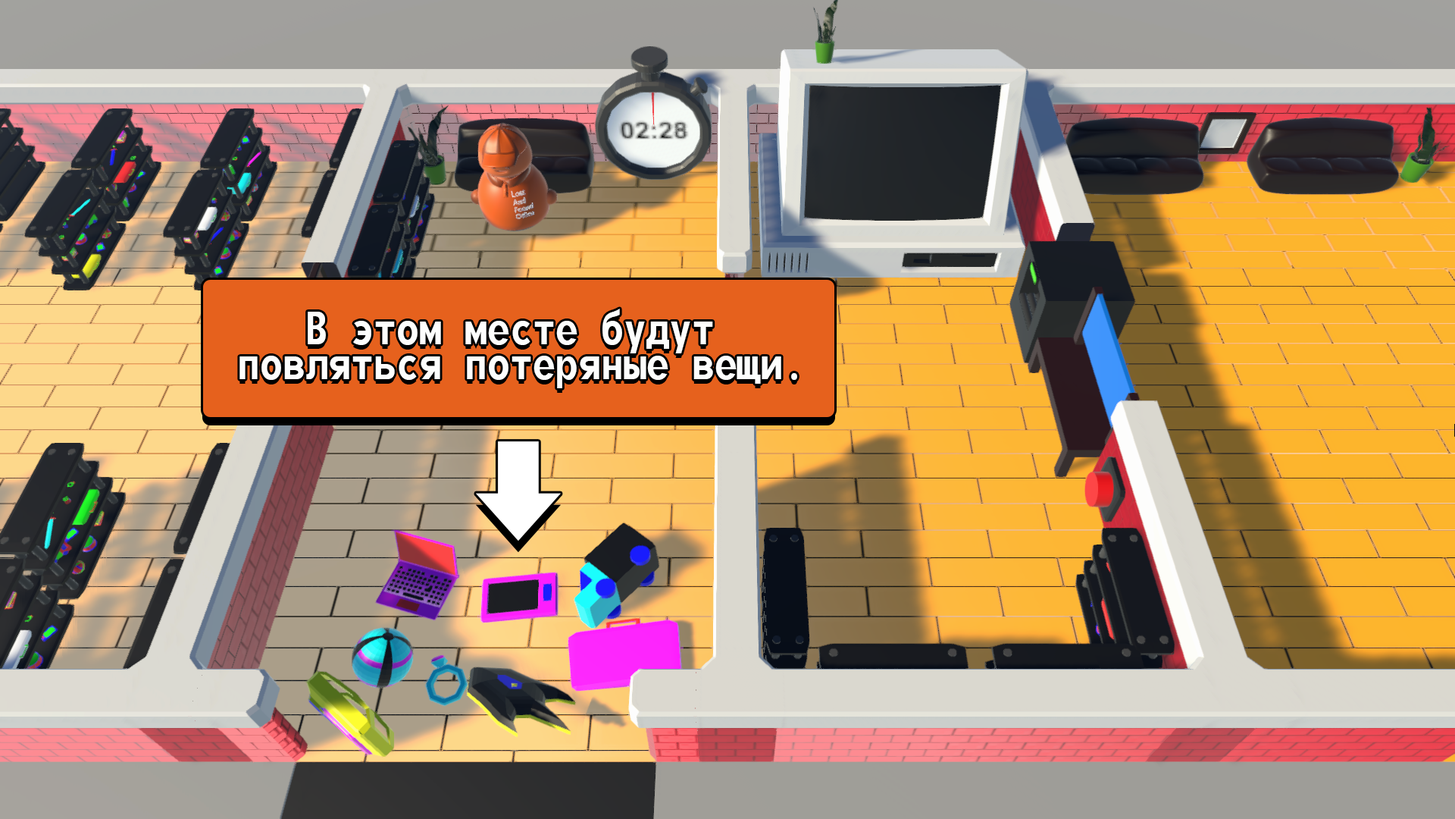
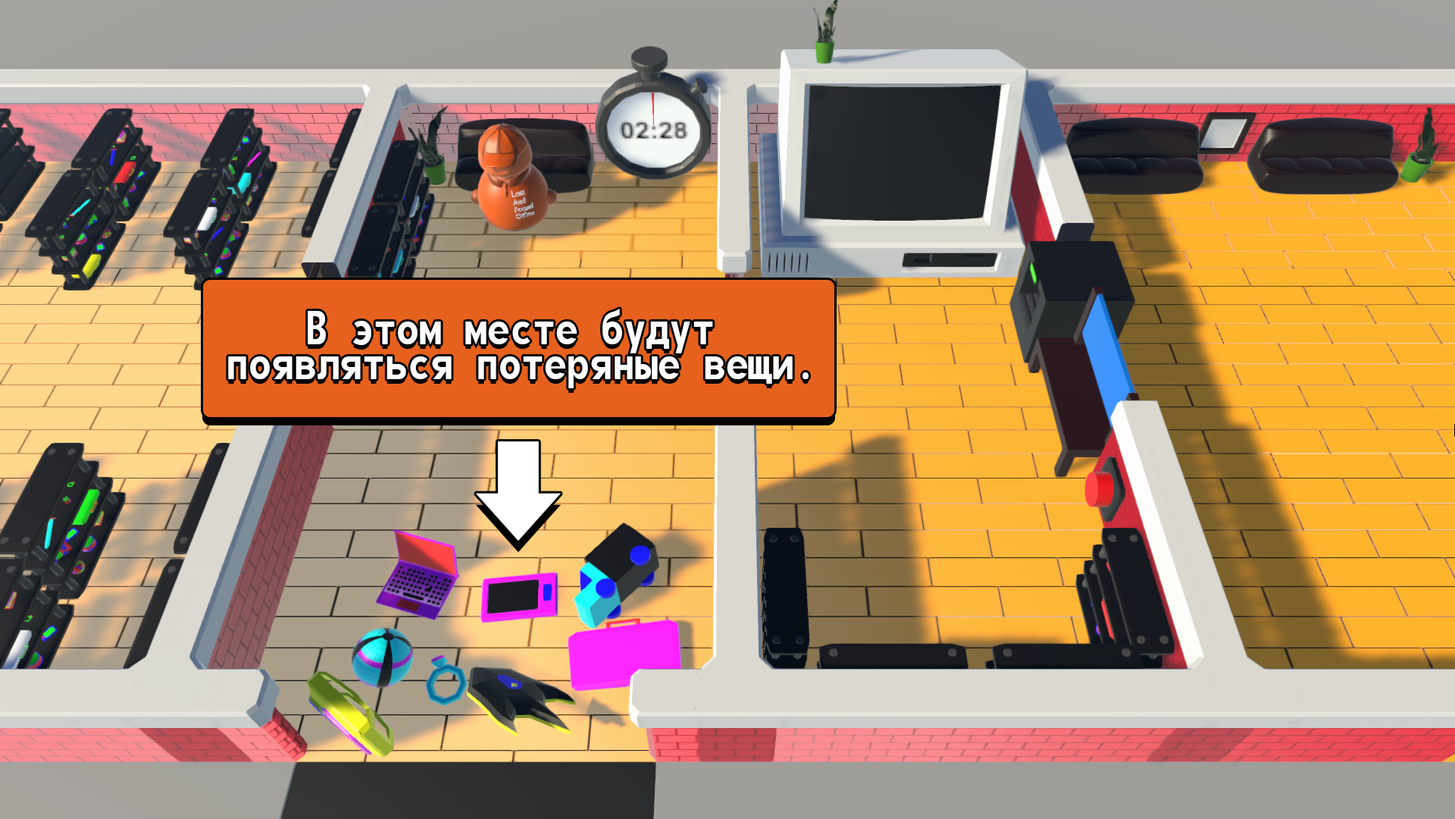
Revision of a layered w=1455, h=819 image; what changed, layer by layer:
renamed "В этом месте будут повляться потеряные вещи." to "В этом месте будут появляться потеряные вещи.", painted on it over bbox(228, 308, 809, 389)
